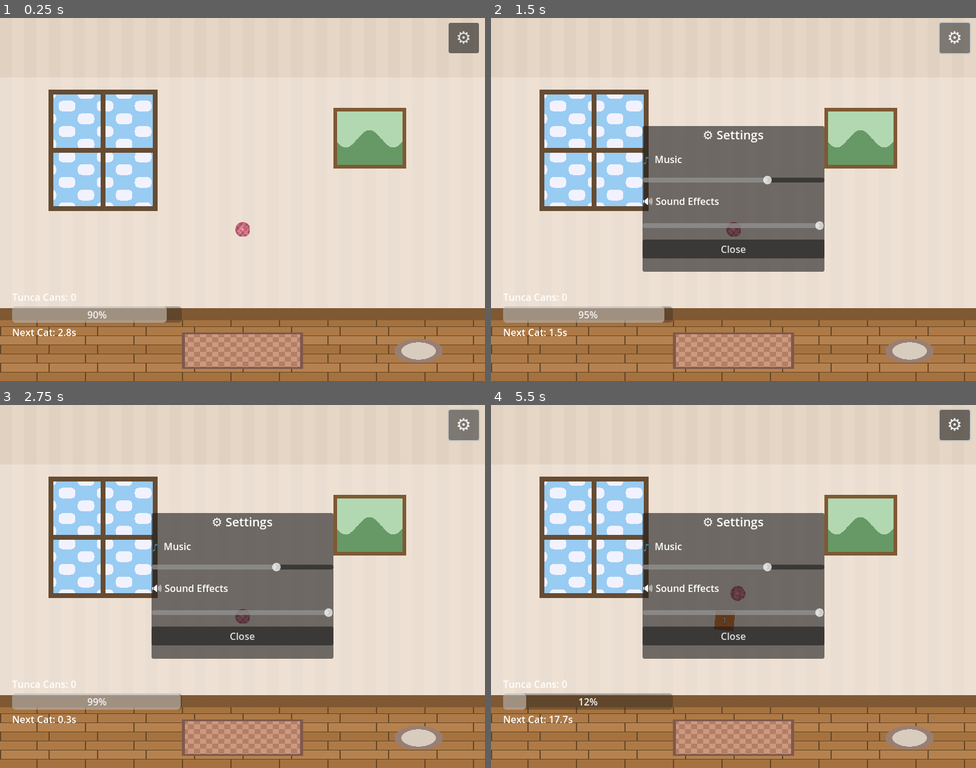
Above: before the commit, frames 1-4 (two rows, left to right).
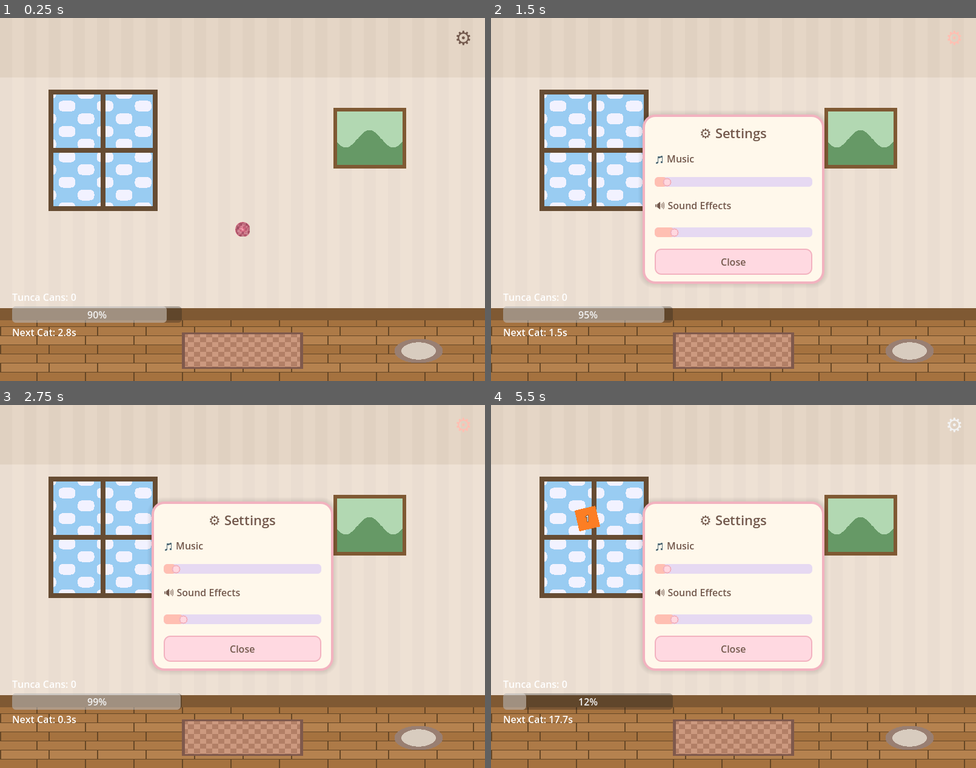
Above: after the commit, the same moments.

Repository: Calicorio/cat-fusion
Game: Godot game, scene res://main.tscn
Two runs of this game, one before a commit and one after it. Both use one fixed random seed, a clock stepped at 60 frames per second and the inputs below.
Inputs (mouse positions are in pixels of both pictures, inside the frame that each line leads up to):
- Up to frame 1 (0.25 s): no input
- Up to frame 2 (1.5 s): click "⚙" at 0.5 s; click "⚙" at 1.25 s
- Up to frame 3 (2.75 s): click "⚙" at 2 s
- Up to frame 4 (5.5 s): tap Enter at 2.75 s; move the mouse to (840, 568) at 2.77 s; click (840, 568) at 2.92 s; drag from (636, 640) to (709, 659) at 3.52 s; move the mouse to (782, 506) at 4.27 s; click (782, 506) at 4.42 s; drag from (709, 659) to (588, 532) at 5.02 s

The runs differ from the first frame. In frame 1, 0.5% of the frame differs, in the area x 92-99%, y 1-10%; in frame 2, 17%; in frame 3, 17%; in frame 4, 17%, in the area x 17-99%, y 1-74%.

Commit message:
fix settings menu and improve default audio values

Diff:
--- a/main.tscn
+++ b/main.tscn
@@ -95,7 +95,8 @@
 layout_mode = 2
 min_value = 0.0
 max_value = 100.0
-value = 70.0
+value = 5.0
+custom_minimum_size = Vector2(200, 24)
 
 [node name="SFXLabel" type="Label" parent="UI/GameHUD/SettingsPanel/VBox"]
 layout_mode = 2
@@ -105,10 +106,12 @@
 layout_mode = 2
 min_value = 0.0
 max_value = 100.0
-value = 100.0
+value = 10.0
+custom_minimum_size = Vector2(200, 24)
 
 [node name="CloseButton" type="Button" parent="UI/GameHUD/SettingsPanel/VBox"]
 layout_mode = 2
+custom_minimum_size = Vector2(0, 40)
 text = "Close"
 
 [node name="SaveTimer" type="Timer" parent="."]
--- a/main_game.gd
+++ b/main_game.gd
@@ -26,6 +26,7 @@
 	setup_room()
 	spawn_ball()
 	connect_signals()
+	style_settings_ui()
 	start_first_spawn()
 	# Start background music with a short delay for smooth loading
 	get_tree().create_timer(0.5).timeout.connect(AudioManager.start_background_music)
@@ -337,6 +338,102 @@
 
 # --- Settings UI ---
 
+func style_settings_ui():
+	# Pastel color palette
+	var pastel_pink = Color(1.0, 0.85, 0.88)       # Soft pink background
+	var pastel_cream = Color(1.0, 0.97, 0.92)      # Cream white
+	var pastel_coral = Color(1.0, 0.75, 0.7)       # Coral accent
+	var pastel_lavender = Color(0.9, 0.85, 0.95)   # Soft lavender
+	var text_brown = Color(0.45, 0.35, 0.3)        # Warm brown text
+	var border_pink = Color(0.95, 0.7, 0.75)       # Darker pink border
+
+	# Style the settings button (gear) - transparent background, just icon
+	var btn_empty = StyleBoxEmpty.new()
+	settings_button.add_theme_stylebox_override("normal", btn_empty)
+	settings_button.add_theme_stylebox_override("hover", btn_empty)
+	settings_button.add_theme_stylebox_override("pressed", btn_empty)
+	settings_button.add_theme_stylebox_override("focus", btn_empty)
+
+	settings_button.add_theme_color_override("font_color", text_brown)
+	settings_button.add_theme_color_override("font_hover_color", pastel_coral)
+	settings_button.add_theme_color_override("font_pressed_color", border_pink)
+	settings_button.add_theme_font_size_override("font_size", 32)
+
+	# Style the panel
+	var panel_style = StyleBoxFlat.new()
+	panel_style.bg_color = pastel_cream
+	panel_style.border_color = border_pink
+	panel_style.set_border_width_all(4)
+	panel_style.set_corner_radius_all(20)
+	panel_style.content_margin_left = 20
+	panel_style.content_margin_right = 20
+	panel_style.content_margin_top = 15
+	panel_style.content_margin_bottom = 15
+	panel_style.shadow_color = Color(0, 0, 0, 0.1)
+	panel_style.shadow_size = 8
+	settings_panel.add_theme_stylebox_override("panel", panel_style)
+
+	# Style the title
+	var title_label = settings_panel.get_node("VBox/Title")
+	title_label.add_theme_color_override("font_color", text_brown)
+	title_label.add_theme_font_size_override("font_size", 22)
+
+	# Style the labels
+	var music_label = settings_panel.get_node("VBox/MusicLabel")
+	var sfx_label = settings_panel.get_node("VBox/SFXLabel")
+	for label in [music_label, sfx_label]:
+		label.add_theme_color_override("font_color", text_brown)
+		label.add_theme_font_size_override("font_size", 16)
+
+	# Style the sliders - make them clearly visible
+	var slider_bg = StyleBoxFlat.new()
+	slider_bg.bg_color = pastel_lavender
+	slider_bg.set_corner_radius_all(6)
+	slider_bg.content_margin_top = 8
+	slider_bg.content_margin_bottom = 8
+
+	var slider_fill = StyleBoxFlat.new()
+	slider_fill.bg_color = pastel_coral
+	slider_fill.set_corner_radius_all(6)
+	slider_fill.content_margin_top = 8
+	slider_fill.content_margin_bottom = 8
+
+	for slider in [music_slider, sfx_slider]:
+		slider.add_theme_stylebox_override("slider", slider_bg)
+		slider.add_theme_stylebox_override("grabber_area", slider_fill)
+		slider.add_theme_stylebox_override("grabber_area_highlight", slider_fill)
+		# Make grabber (the draggable circle) more visible
+		slider.add_theme_icon_override("grabber", _create_circle_texture(16, pastel_pink, border_pink))
+		slider.add_theme_icon_override("grabber_highlight", _create_circle_texture(18, pastel_coral, border_pink))
+
+	# Style close button - make whole button clickable
+	var close_style = StyleBoxFlat.new()
+	close_style.bg_color = pastel_pink
+	close_style.border_color = border_pink
+	close_style.set_border_width_all(2)
+	close_style.set_corner_radius_all(10)
+	close_style.content_margin_left = 20
+	close_style.content_margin_right = 20
+	close_style.content_margin_top = 10
+	close_style.content_margin_bottom = 10
+
+	var close_hover = StyleBoxFlat.new()
+	close_hover.bg_color = pastel_coral
+	close_hover.border_color = border_pink
+	close_hover.set_border_width_all(2)
+	close_hover.set_corner_radius_all(10)
+	close_hover.content_margin_left = 20
+	close_hover.content_margin_right = 20
+	close_hover.content_margin_top = 10
+	close_hover.content_margin_bottom = 10
+
+	close_button.add_theme_stylebox_override("normal", close_style)
+	close_button.add_theme_stylebox_override("hover", close_hover)
+	close_button.add_theme_stylebox_override("pressed", close_hover)
+	close_button.add_theme_color_override("font_color", text_brown)
+	close_button.add_theme_color_override("font_hover_color", text_brown)
+	close_button.add_theme_font_size_override("font_size", 16)
+
 func _on_settings_button_pressed():
 	settings_panel.visible = true
 	AudioManager.play_ui_click()
@@ -350,3 +447,21 @@
 
 func _on_sfx_slider_changed(value: float):
 	AudioManager.sfx_volume = value / 100.0
+
+func _create_circle_texture(size: int, fill_color: Color, border_color: Color) -> ImageTexture:
+	var image = Image.create(size, size, false, Image.FORMAT_RGBA8)
+	var center = size / 2.0
+	var radius = size / 2.0 - 1
+
+	for x in range(size):
+		for y in range(size):
+			var dist = Vector2(x, y).distance_to(Vector2(center, center))
+			if dist <= radius - 2:
+				image.set_pixel(x, y, fill_color)
+			elif dist <= radius:
+				image.set_pixel(x, y, border_color)
+			else:
+				image.set_pixel(x, y, Color(0, 0, 0, 0))
+
+	var texture = ImageTexture.create_from_image(image)
+	return texture
--- a/scripts/autoload/audio_manager.gd
+++ b/scripts/autoload/audio_manager.gd
@@ -8,12 +8,12 @@
 const BUS_SFX := "SFX"
 
 # Volume settings (0.0 to 1.0)
-var music_volume: float = 0.7:
+var music_volume: float = 0.05:
 	set(value):
 		music_volume = clampf(value, 0.0, 1.0)
 		_update_bus_volume(BUS_MUSIC, music_volume)
 
-var sfx_volume: float = 1.0:
+var sfx_volume: float = 0.1:
 	set(value):
 		sfx_volume = clampf(value, 0.0, 1.0)
 		_update_bus_volume(BUS_SFX, sfx_volume)
--- a/scripts/systems/cat_behavior_controller.gd
+++ b/scripts/systems/cat_behavior_controller.gd
@@ -17,13 +17,24 @@
 
 signal behavior_changed(new_behavior: String)
 
+# Meow cooldown to prevent too frequent meowing
+var meow_cooldown: float = 0.0
+const MEOW_COOLDOWN_MIN: float = 15.0  # Minimum seconds between meows
+const MEOW_COOLDOWN_MAX: float = 45.0  # Maximum seconds between meows
+
 func _ready():
 	if get_parent():
 		cat_owner = get_parent()
-	start_new_behavior()
+	# Random initial delay so cats don't sync up
+	behavior_timer = randf_range(0.5, 3.0)
+	# Start with a random non-meow behavior
+	current_behavior = "idle"
 
 func _process(delta):
 	behavior_timer -= delta
+	if meow_cooldown > 0:
+		meow_cooldown -= delta
+
 	if behavior_timer <= 0:
 		start_new_behavior()
 
@@ -34,7 +45,15 @@
 	if behavior_set.is_empty():
 		behavior_set = ["idle"]
 
-	var new_behavior = behavior_set[randi() % behavior_set.size()]
+	# Pick a random behavior, but skip meow if on cooldown
+	var available_behaviors = behavior_set.duplicate()
+	if meow_cooldown > 0 and "meow" in available_behaviors:
+		available_behaviors.erase("meow")
+
+	if available_behaviors.is_empty():
+		available_behaviors = ["idle"]
+
+	var new_behavior = available_behaviors[randi() % available_behaviors.size()]
 	change_behavior(new_behavior)
 
 func change_behavior(new_behavior: String):
@@ -84,8 +103,8 @@
 func execute_meow():
 	if cat_owner.has_method("play_animation"):
 		cat_owner.play_animation("meow")
-	# Play meow sound
-	play_meow_sound()
+	# Set cooldown so this cat doesn't meow again too soon
+	meow_cooldown = randf_range(MEOW_COOLDOWN_MIN, MEOW_COOLDOWN_MAX)
 
 func execute_play():
 	# Try to play with the ball if it exists
